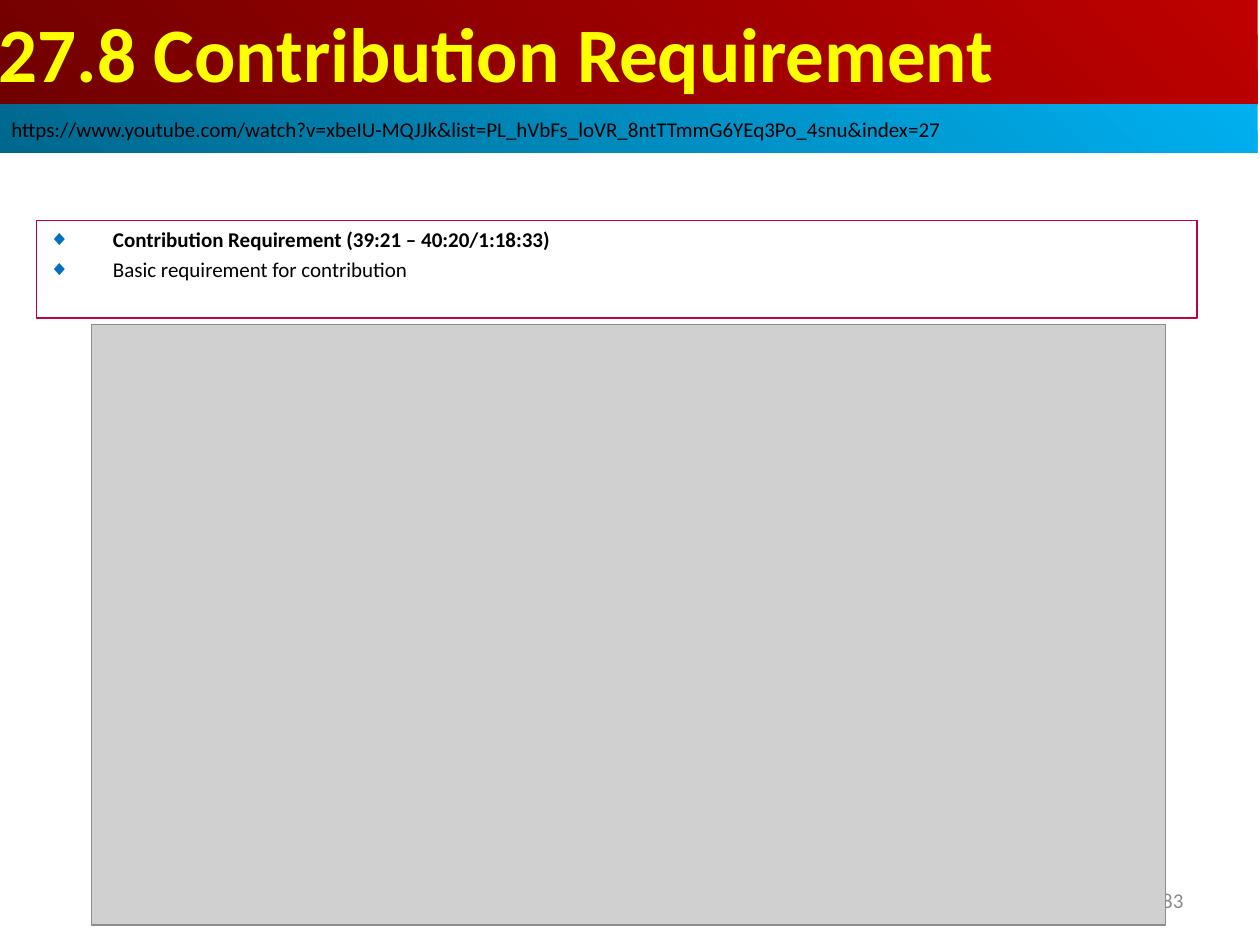
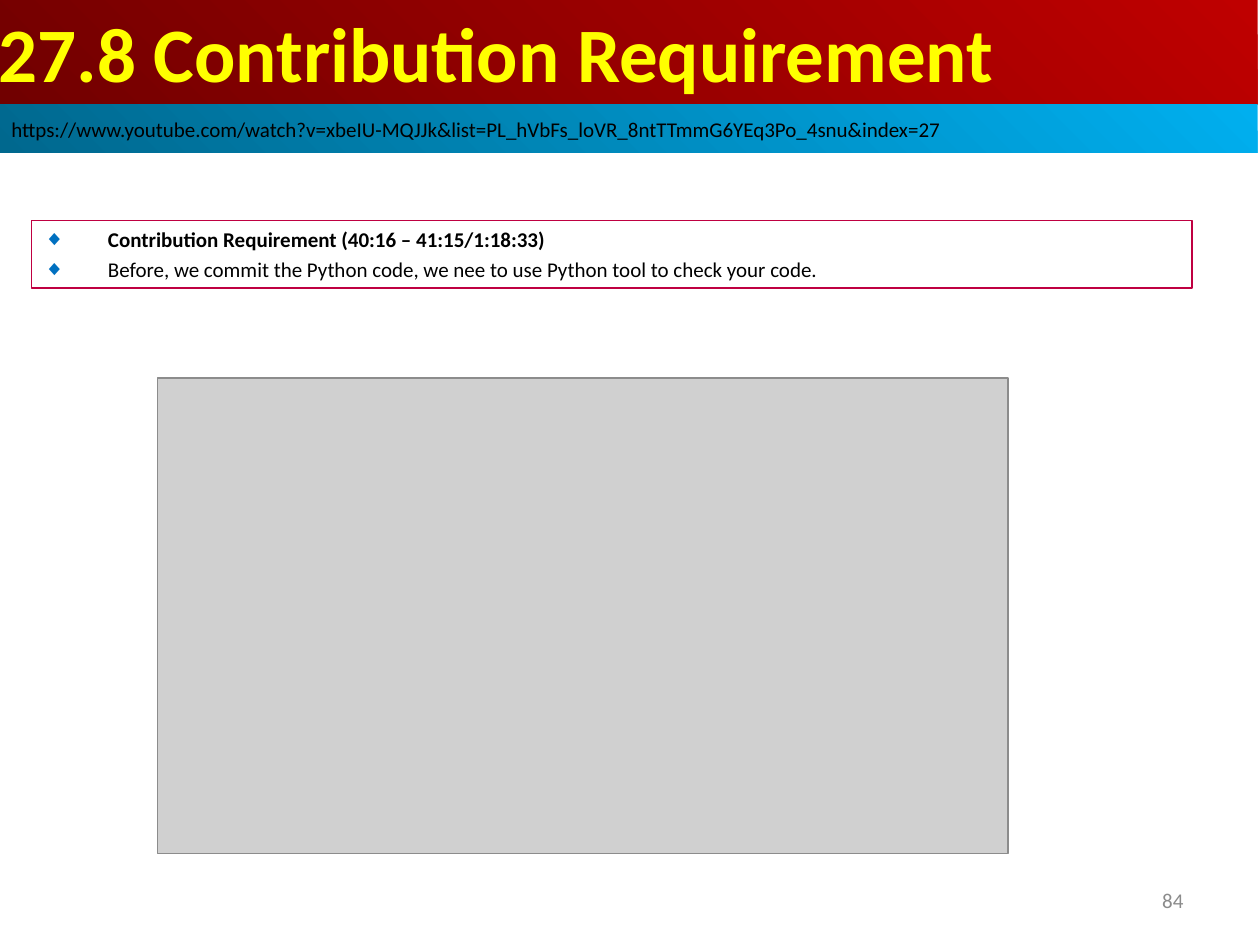
Before and after one commit to peterhchen/AIU_CS850_Gem5_McPAT, a slide deck: slide 84 of 050_Gem5/027.Contribute/000_Video/027_01.Contribute.ppt (slide 83 before the commit). Drawn at 1260x945 pixels with LibreOffice and Linux fonts; fonts in the diff are those of the drawing; grey boxes stand for pictures. Boxes give left, top, right and bottom in pixels: in the first picture for what was removed or moved away, otherwise in the second. Text is boxed around its words. In the diff, an @@ line names an element or a change of style, - is before the commit and + after.

```diff
--- a/050_Gem5/027.Contribute/000_Video/027_01.Contribute.ppt
+++ b/050_Gem5/027.Contribute/000_Video/027_01.Contribute.ppt
@@ rectangle "Contribution Requirement (40:16 – 41:15/1:18:33)": place and size @@
-rectangle "Contribution Requirement (40:16 – 41:15/1:18:33)" at [37,220,1197,319]
+rectangle "Contribution Requirement (40:16 – 41:15/1:18:33)" at [32,220,1192,289]
@@ text in rectangle at [108,231,816,281]: text changed; bold off @@
-◆ Contribution Requirement (39:21 – 40:20/1:18:33)
-◆ Basic requirement for contribution
+◆ Contribution Requirement (40:16 – 41:15/1:18:33)
+◆ Before, we commit the Python code, we nee to use Python tool to check your code.
@@ picture: place and size @@
-picture at [92,324,1166,925]
+picture at [158,378,1008,854]
@@ page number at [1162,894,1183,908]: text changed @@
-83
+84
```
Also in this commit, not shown: 1 slide added.
